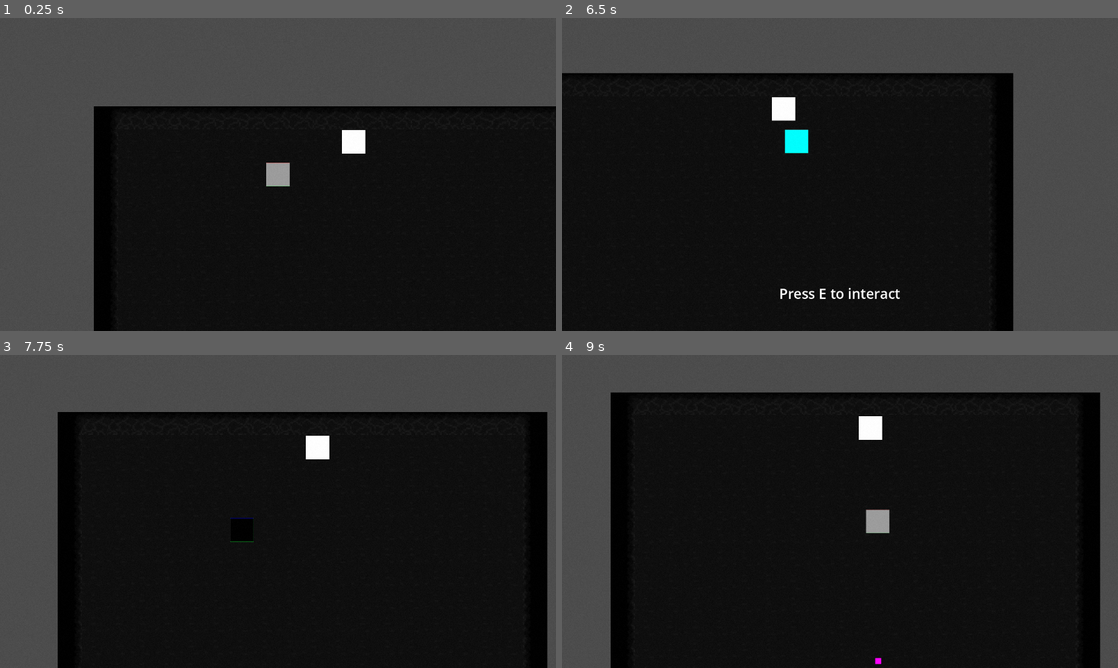
Above: before the commit, frames 1-4 (two rows, left to right).
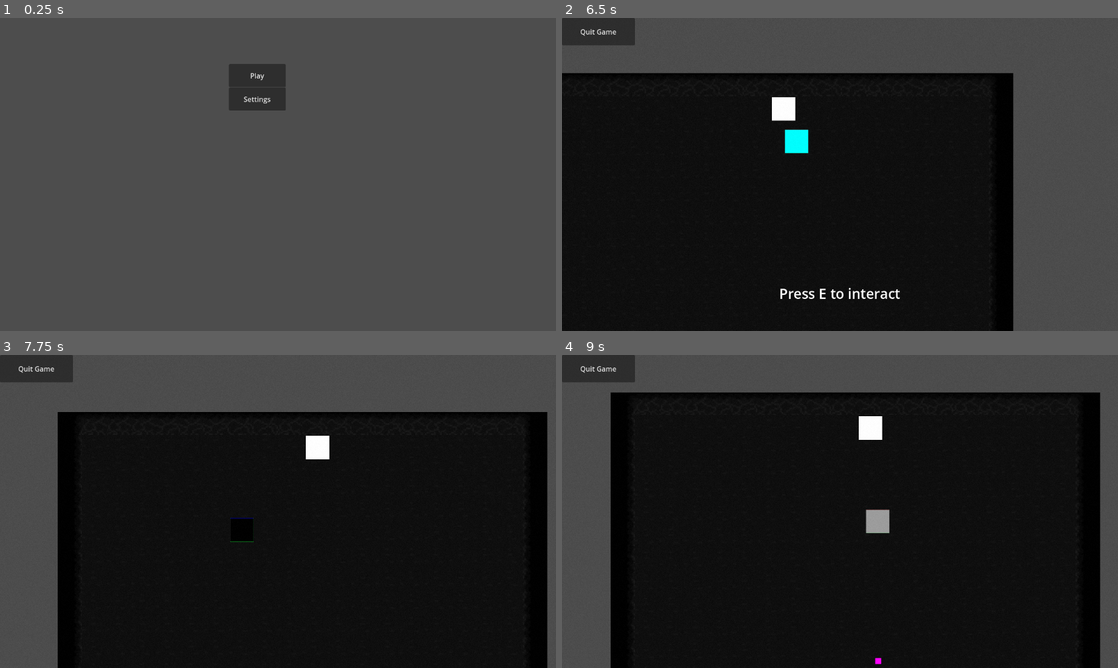
Above: after the commit, the same moments.

Repository: Turkeytray/GodotJam74
Game: Godot game, scene res://Scenes/Menu.tscn
The game is run twice, just before and just after one commit, with the same random seed, the same clock (stepped at 60 frames per second) and the same inputs. Before the commit the project starts from res://Scenes/main.tscn.
Inputs (mouse positions are in pixels of both pictures, inside the frame that each line leads up to):
- Up to frame 1 (0.25 s): no input
- Up to frame 2 (6.5 s): click (817, 99) at 0.5 s, where only the run after the commit has a clickable "Settings"; click (589, 24) at 1.25 s, where only the run after the commit has a clickable "Return To Menu"; click (817, 74) at 2 s, where only the run after the commit has a clickable "Play"; tap Enter at 2.75 s; hold Right (ui_right) 2.78-3.53 s; hold E 2.78-3.53 s; hold Down (ui_down) 3.53-4.28 s; tap E at 3.6, 5.1 s; hold Right (ui_right) 4.28-5.03 s; hold E 4.28-5.03 s; hold Up (ui_up) 5.03-5.78 s; hold Left (ui_left) from 5.78 s (still down); hold E from 5.78 s (still down); tap Escape at 6.4 s
- Up to frame 3 (7.75 s): release E at 6.53 s; tap E at 6.6 s; release Left (ui_left) at 7.28 s; hold Down (ui_down) from 7.28 s (still down); hold E from 7.28 s (still down)
- Up to frame 4 (9 s): release Down (ui_down) at 8.03 s; release E at 8.03 s; hold Right (ui_right) 8.03-8.78 s; tap E at 8.1 s; hold Up (ui_up) from 8.78 s (still down); hold E from 8.78 s (still down)

The runs differ from the first frame. In frame 1, 61% of the frame differs, in the area x 16-100%, y 14-100%; in frame 2, 1.1%; in frame 3, 1.1%; in frame 4, 1.1%.

Commit message:
added a quit button and fullscreen button

Diff:
--- /dev/null
+++ b/Scenes/Menu.tscn
@@ -0,0 +1,33 @@
+[gd_scene load_steps=3 format=3 uid="uid://cx6hysyop6so4"]
+
+[ext_resource type="Script" path="res://Scripts/Buttons/play_game.gd" id="1_5r4rp"]
+[ext_resource type="Script" path="res://Scripts/Buttons/settings.gd" id="2_lsyf1"]
+
+[node name="Menu" type="Control"]
+layout_mode = 3
+anchors_preset = 15
+anchor_right = 1.0
+anchor_bottom = 1.0
+grow_horizontal = 2
+grow_vertical = 2
+
+[node name="Play Game" type="Button" parent="."]
+layout_mode = 0
+offset_left = 527.0
+offset_top = 106.0
+offset_right = 658.0
+offset_bottom = 159.0
+text = "Play"
+script = ExtResource("1_5r4rp")
+
+[node name="Settings" type="Button" parent="."]
+layout_mode = 0
+offset_left = 527.0
+offset_top = 160.0
+offset_right = 658.0
+offset_bottom = 213.0
+text = "Settings"
+script = ExtResource("2_lsyf1")
+
+[connection signal="button_down" from="Play Game" to="Play Game" method="_on_button_down"]
+[connection signal="button_down" from="Settings" to="Settings" method="_on_button_down"]
--- /dev/null
+++ b/Scenes/Settings.tscn
@@ -0,0 +1,31 @@
+[gd_scene load_steps=3 format=3 uid="uid://j0r2b7qjga1"]
+
+[ext_resource type="Script" path="res://Scripts/Buttons/return_to_menu.gd" id="1_flg3p"]
+[ext_resource type="Script" path="res://Scripts/Buttons/fullscreen_button.gd" id="1_vx8vf"]
+
+[node name="Settings" type="Control"]
+layout_mode = 3
+anchors_preset = 15
+anchor_right = 1.0
+anchor_bottom = 1.0
+grow_horizontal = 2
+grow_vertical = 2
+
+[node name="Button" type="Button" parent="."]
+layout_mode = 0
+offset_right = 139.0
+offset_bottom = 34.0
+text = "Return To Menu"
+script = ExtResource("1_flg3p")
+
+[node name="CheckButton" type="CheckButton" parent="."]
+layout_mode = 0
+offset_left = 2.0
+offset_top = 303.0
+offset_right = 139.0
+offset_bottom = 334.0
+text = "Fullscreen"
+script = ExtResource("1_vx8vf")
+
+[connection signal="button_down" from="Button" to="Button" method="_on_button_down"]
+[connection signal="toggled" from="CheckButton" to="CheckButton" method="_on_toggled"]
--- a/Scenes/main.tscn
+++ b/Scenes/main.tscn
@@ -1,8 +1,9 @@
-[gd_scene load_steps=5 format=4 uid="uid://cqga25khhcm73"]
+[gd_scene load_steps=6 format=4 uid="uid://cqga25khhcm73"]
 
 [ext_resource type="TileSet" uid="uid://cn1ixgdoirx55" path="res://Resources/world_textures.tres" id="1_0rrrd"]
 [ext_resource type="PackedScene" uid="uid://bfd3j5n1x1owq" path="res://Scenes/Player.tscn" id="1_ba4gk"]
 [ext_resource type="PackedScene" uid="uid://d10cfrp2paw0k" path="res://Scenes/Note.tscn" id="3_2bl5v"]
+[ext_resource type="Script" path="res://Scripts/Buttons/quit_game.gd" id="4_2msx4"]
 [ext_resource type="PackedScene" uid="uid://bbbpepggrsnxv" path="res://Scenes/Lift.tscn" id="4_41n70"]
 
 [node name="Node2D" type="Node2D"]
@@ -50,8 +51,19 @@
 scroll_active = false
 metadata/_edit_use_anchors_ = true
 
+[node name="QuitGame" type="Button" parent="InteractionPopup"]
+visible = false
+offset_right = 168.0
+offset_bottom = 63.0
+text = "Quit Game"
+script = ExtResource("4_2msx4")
+
+[node name="Timer" type="Timer" parent="InteractionPopup/QuitGame"]
+
 [node name="Lift" parent="." instance=ExtResource("4_41n70")]
 position = Vector2(770, 159)
 
 [connection signal="returnPieces" from="Player" to="Lift" method="_on_player_return_pieces"]
+[connection signal="button_down" from="InteractionPopup/QuitGame" to="InteractionPopup/QuitGame" method="_on_button_down"]
+[connection signal="timeout" from="InteractionPopup/QuitGame/Timer" to="InteractionPopup/QuitGame" method="_on_timer_timeout"]
 [connection signal="place" from="Lift" to="Player" method="_on_lift_place"]
--- /dev/null
+++ b/Scripts/Buttons/fullscreen_button.gd
@@ -0,0 +1,7 @@
+extends CheckButton
+
+func _on_toggled(toggled_on: bool) -> void:
+	if toggled_on == true:
+		DisplayServer.window_set_mode(DisplayServer.WINDOW_MODE_FULLSCREEN)
+	if toggled_on == false:
+		DisplayServer.window_set_mode(DisplayServer.WINDOW_MODE_WINDOWED)
--- /dev/null
+++ b/Scripts/Buttons/play_game.gd
@@ -0,0 +1,4 @@
+extends Button
+
+func _on_button_down() -> void:
+	get_tree().change_scene_to_file("res://Scenes/main.tscn")
--- /dev/null
+++ b/Scripts/Buttons/quit_game.gd
@@ -0,0 +1,15 @@
+extends Button
+
+var wait := false
+
+func _on_button_down() -> void:
+	get_tree().quit(0)
+
+func _process(delta: float) -> void:
+	if Input.is_key_pressed(KEY_ESCAPE) and not wait:
+		visible = !visible
+		$Timer.start(0.35)
+		wait = true
+
+func _on_timer_timeout() -> void:
+	wait = false
--- /dev/null
+++ b/Scripts/Buttons/return_to_menu.gd
@@ -0,0 +1,4 @@
+extends Button
+
+func _on_button_down() -> void:
+	get_tree().change_scene_to_file("res://Scenes/Menu.tscn")
--- /dev/null
+++ b/Scripts/Buttons/settings.gd
@@ -0,0 +1,4 @@
+extends Button
+
+func _on_button_down() -> void:
+	get_tree().change_scene_to_file("res://Scenes/Settings.tscn")
--- a/Scripts/lift.gd
+++ b/Scripts/lift.gd
@@ -4,6 +4,7 @@
 var inRadius := false
 @onready var rootNode := get_parent()
 @onready var interactionPopUp : CanvasLayer = rootNode.get_node("InteractionPopup")
+@onready var interactTextPopUp : RichTextLabel = interactionPopUp.get_node("InteractText")
 
 signal place
 
@@ -13,18 +14,17 @@
 func _process(_delta: float) -> void:
 	if Input.is_key_pressed(KEY_E) and inRadius:
 		place.emit()
-	print("pieces: " + str(pieces))
 
 func _on_player_entered(body: Node2D) -> void:
 	if body.name != "Player":
 		return
-	interactionPopUp.visible = true
+	interactTextPopUp.show()
 	inRadius = true
 
 func _on_player_exited(body: Node2D) -> void:
 	if body.name != "Player":
 		return
-	interactionPopUp.visible = false
+	interactTextPopUp.hide()
 	inRadius = false
 
 func _on_player_return_pieces(piecesToFill: int) -> void:
--- a/Scripts/noteInteraction.gd
+++ b/Scripts/noteInteraction.gd
@@ -2,6 +2,7 @@
 
 var inRadius := false
 @onready var interactionPopUp : CanvasLayer = get_parent().get_parent().get_node("InteractionPopup")
+@onready var interactTextPopUp : RichTextLabel = interactionPopUp.get_node("InteractText")
 @onready var textPopUp : RichTextLabel = interactionPopUp.get_node("TextPopUp")
 var text := "null"
 
@@ -16,12 +17,12 @@
 func _on_player_enter(body: Node2D) -> void:
 	if body.name != "Player":
 		return
-	interactionPopUp.visible = true
+	interactTextPopUp.show()
 	inRadius = true
 
 func _on_player_exited(body: Node2D) -> void:
 	if body.name != "Player":
 		return
-	interactionPopUp.visible = false
+	interactTextPopUp.hide()
 	textPopUp.hide()
 	inRadius = false
--- a/project.godot
+++ b/project.godot
@@ -11,7 +11,7 @@
 [application]
 
 config/name="GodotJam74"
-run/main_scene="res://Scenes/main.tscn"
+run/main_scene="res://Scenes/Menu.tscn"
 config/features=PackedStringArray("4.3", "GL Compatibility")
 config/icon="res://icon.svg"
 
Not shown: 1 places in Scenes/main.tscn that only renumber resources
